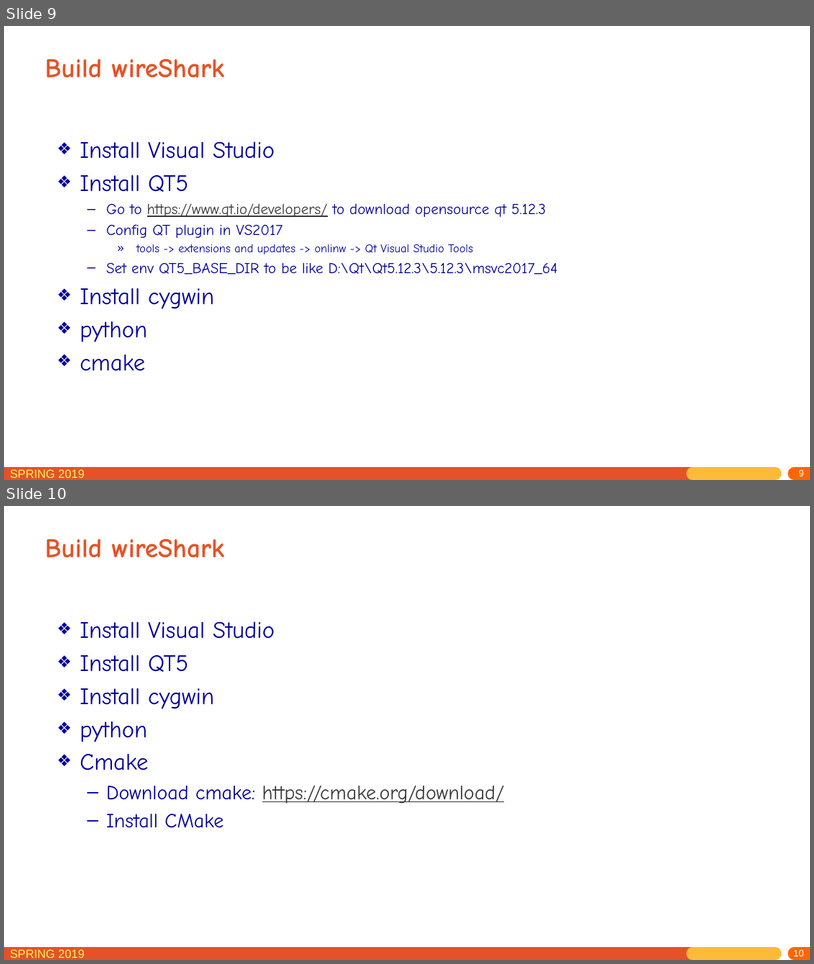
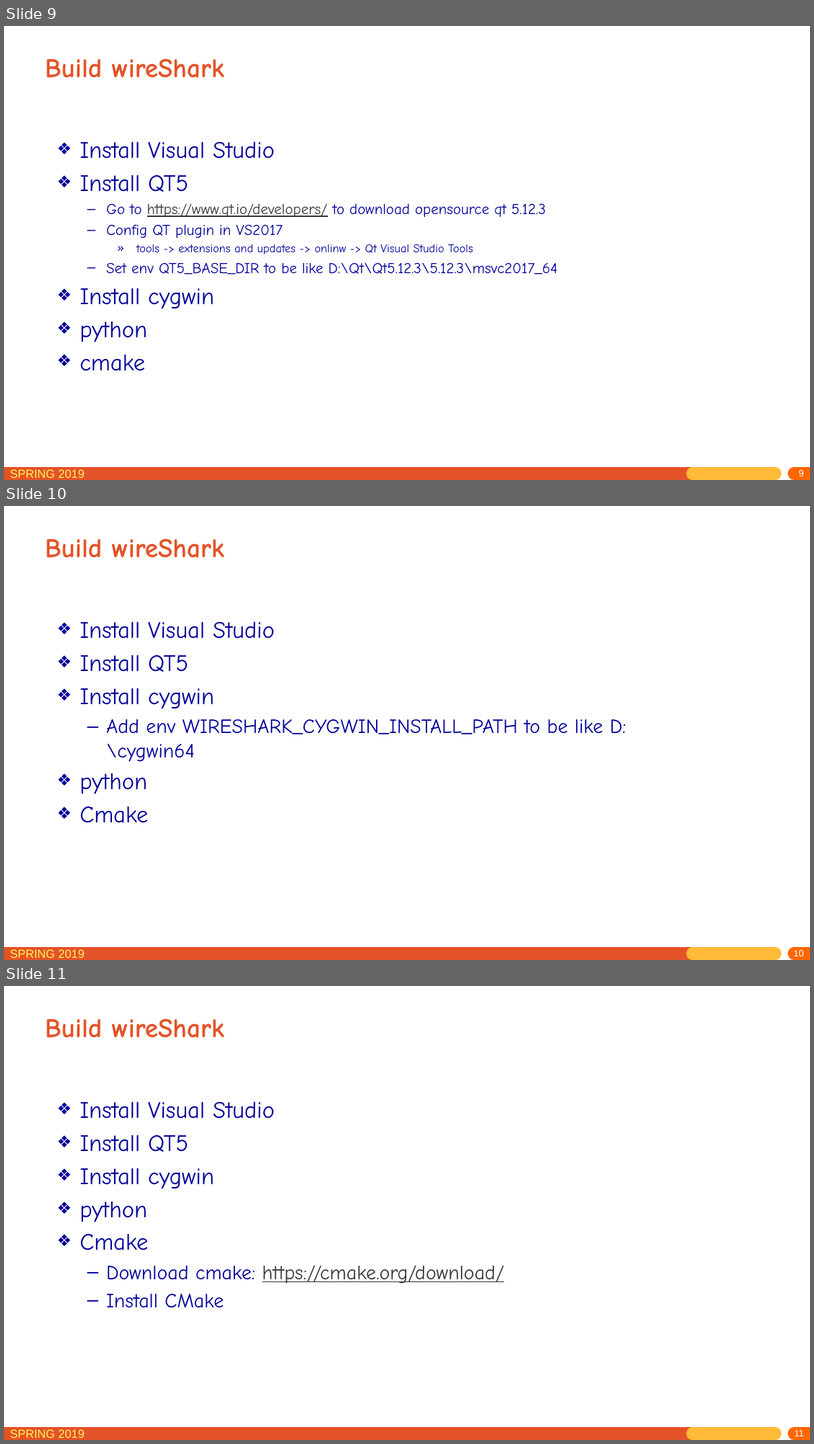
Before and after one commit to jichenghu/PPT_networkDistributed, a slide deck: lab_0.pptx. Shown one above the other, each under a label of ours: slides 9 and 10 before the commit, slides 9, 10 and 11 after it. The pictures are 814x964 and 814x1444 pixels, drawn with LibreOffice and Linux fonts; fonts in the diff are those of the drawing. Boxes give left, top, right and bottom in pixels: in the first picture for what was removed or moved away, otherwise in the second. Text is boxed around its words. In the diff, an @@ line names an element or a change of style, - is before the commit and + after.

```diff
--- a/lab_0.pptx
+++ b/lab_0.pptx
@@ slide 10 added at [4,506,810,960], background #FFFFFF; not listed: 5 template elements that a slide beside it also shows @@
@@ title added at [45,538,225,558], 32 pt, text #E45327, bold @@
+Build wireShark
@@ text added at [80,621,627,823], 24 pt, text #000099 @@
+❖ Install Visual Studio
+❖ Install QT5
+❖ Install cygwin
+  – Add env WIRESHARK_CYGWIN_INSTALL_PATH to be like D:\cygwin64
+❖ python
+❖ Cmake
@@ what was slide 10 is now slide 11 @@
@@ page number at [795,1430,804,1436]: text changed @@
-10
+11
```
